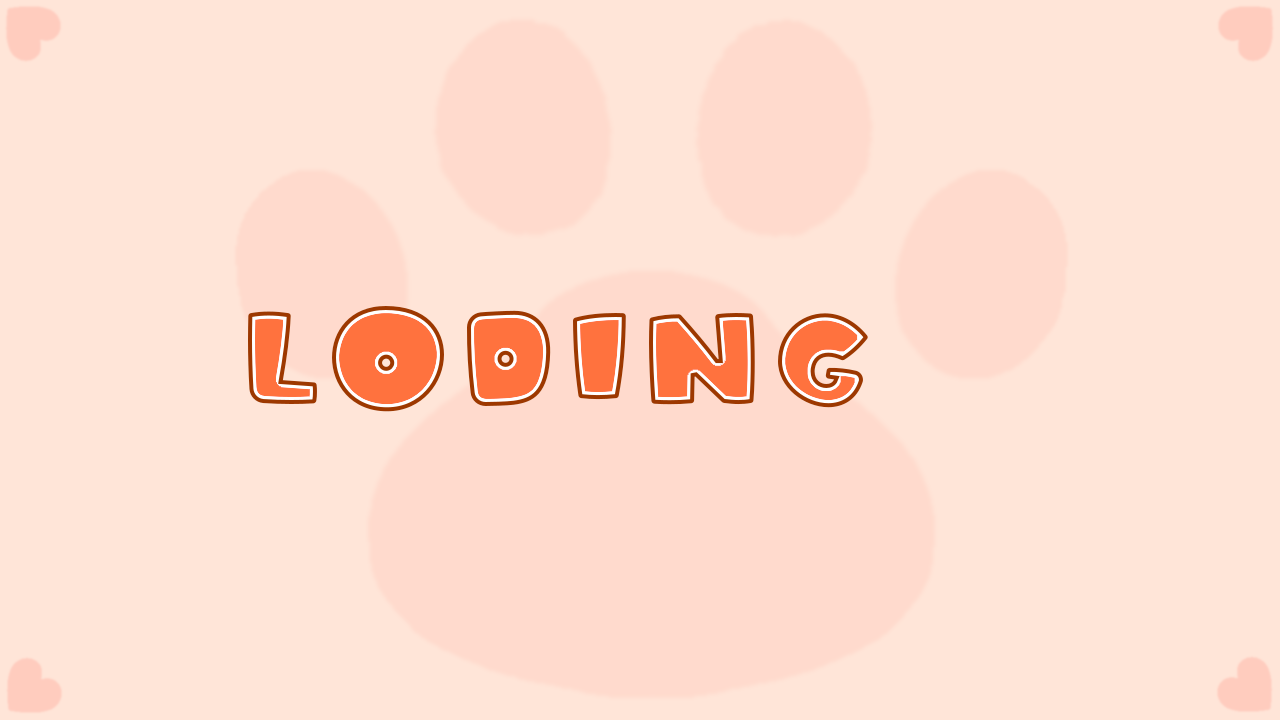
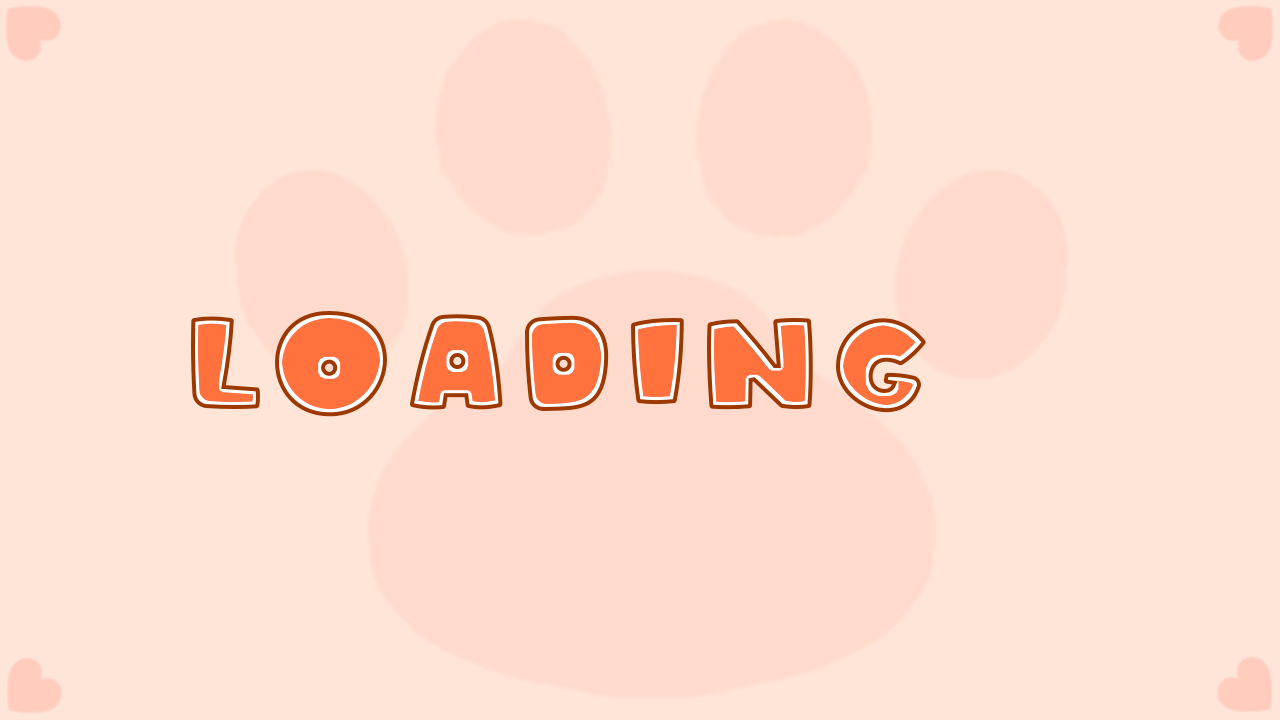
Comparing the layer stacks of the two (1280, 720) images. Changes:
renamed "Loding" to "LoAding", painted on it over box(191, 306, 926, 417)
